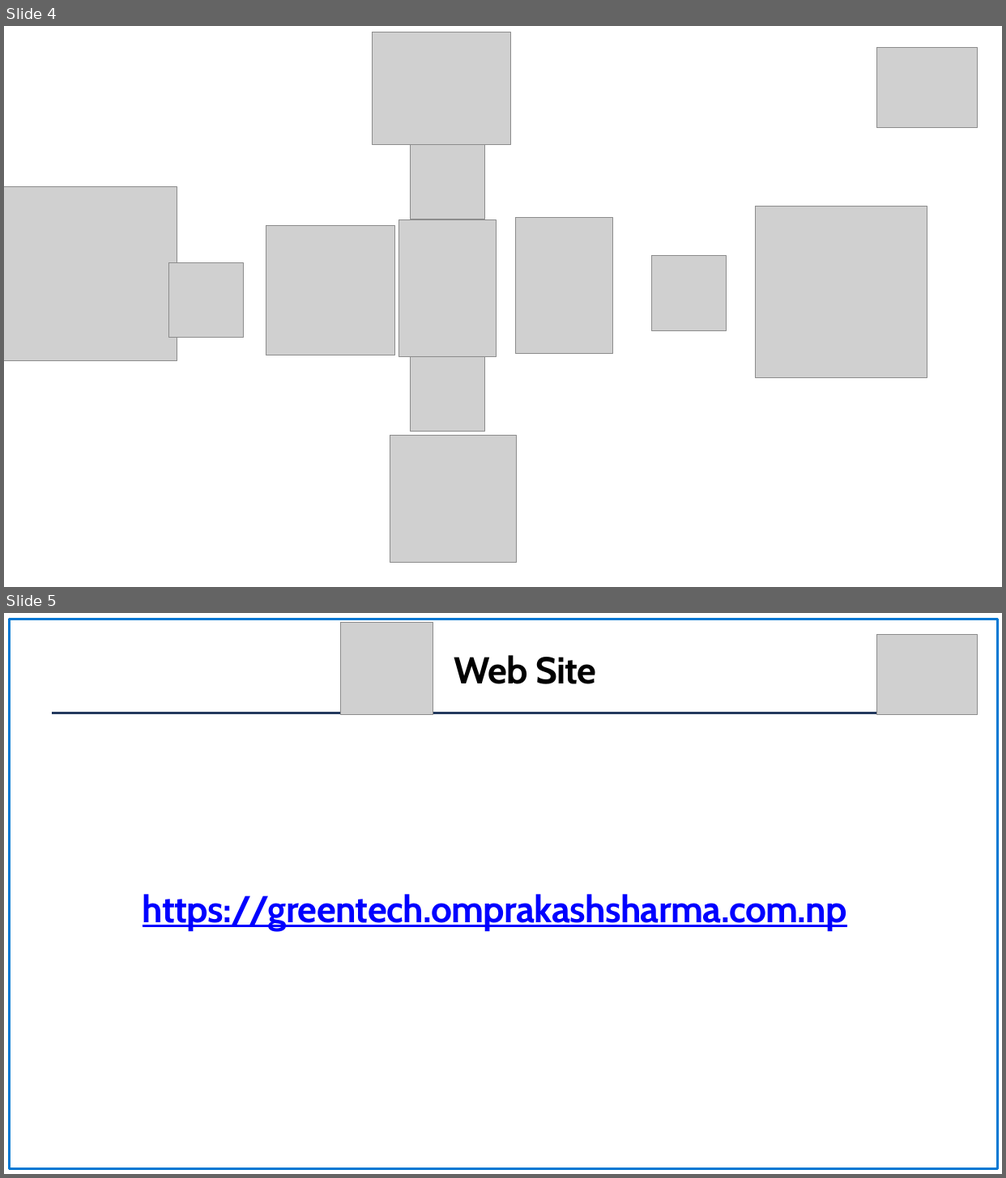
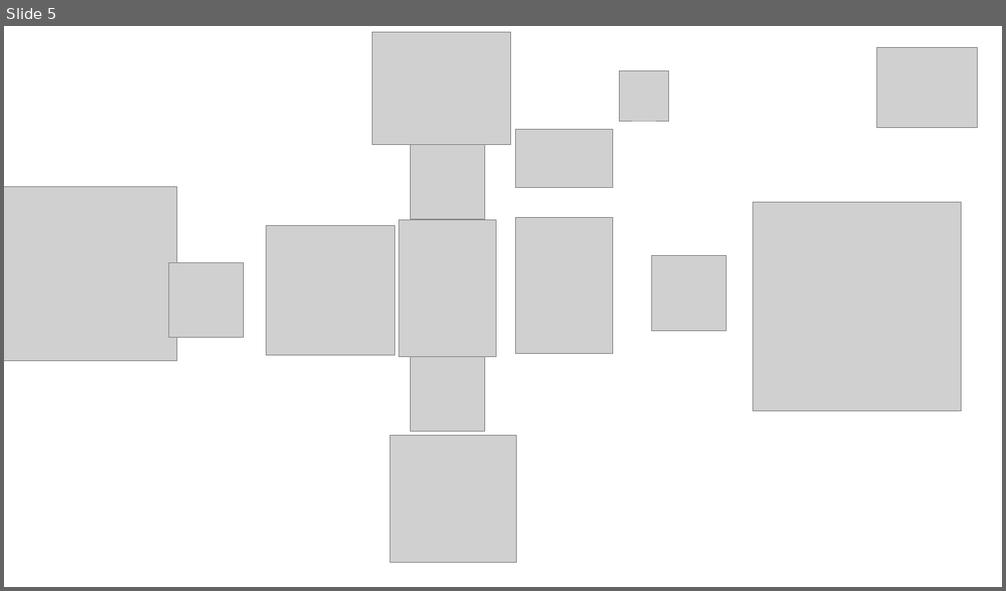
Before and after one commit to ompiepy/greentech, a slide deck: Demo Day Presentation.pptx. Shown one above the other, each under a label of ours: slides 4 and 5 before the commit, slide 5 after it. The pictures are 1006x1178 and 1006x591 pixels, drawn with LibreOffice and Linux fonts; fonts in the diff are those of the drawing; grey boxes stand for pictures; background and template pictures are left out. Boxes give left, top, right and bottom in pixels: in the first picture for what was removed or moved away, otherwise in the second. Text is boxed around its words. In the diff, an @@ line names an element or a change of style, - is before the commit and + after.

```diff
--- a/Demo Day Presentation.pptx
+++ b/Demo Day Presentation.pptx
@@ slide 5 removed at bbox=[4, 613, 1002, 1174], background picture (left out) @@
@@ freeform shape removed at bbox=[9, 619, 998, 1169] @@
@@ picture removed at bbox=[341, 623, 433, 715] @@
@@ picture removed at bbox=[878, 635, 978, 715] @@
@@ text removed at bbox=[454, 655, 596, 684] @@
-Web Site
@@ freeform shape removed at bbox=[52, 713, 955, 713] @@
@@ text removed at bbox=[143, 894, 847, 931] @@
-https://greentech.omprakashsharma.com.np
@@ what was slide 4 is now slide 5 @@
@@ slide 5 changed as well @@
@@ picture: place and size @@
-picture at bbox=[756, 207, 927, 378]
+picture at bbox=[620, 71, 670, 121]
@@ picture added at bbox=[516, 130, 612, 188] @@
@@ picture added at bbox=[752, 203, 961, 412] @@
```
Also in this commit, not shown: 4 other slides changed, 2 slides added, 5 other files.
